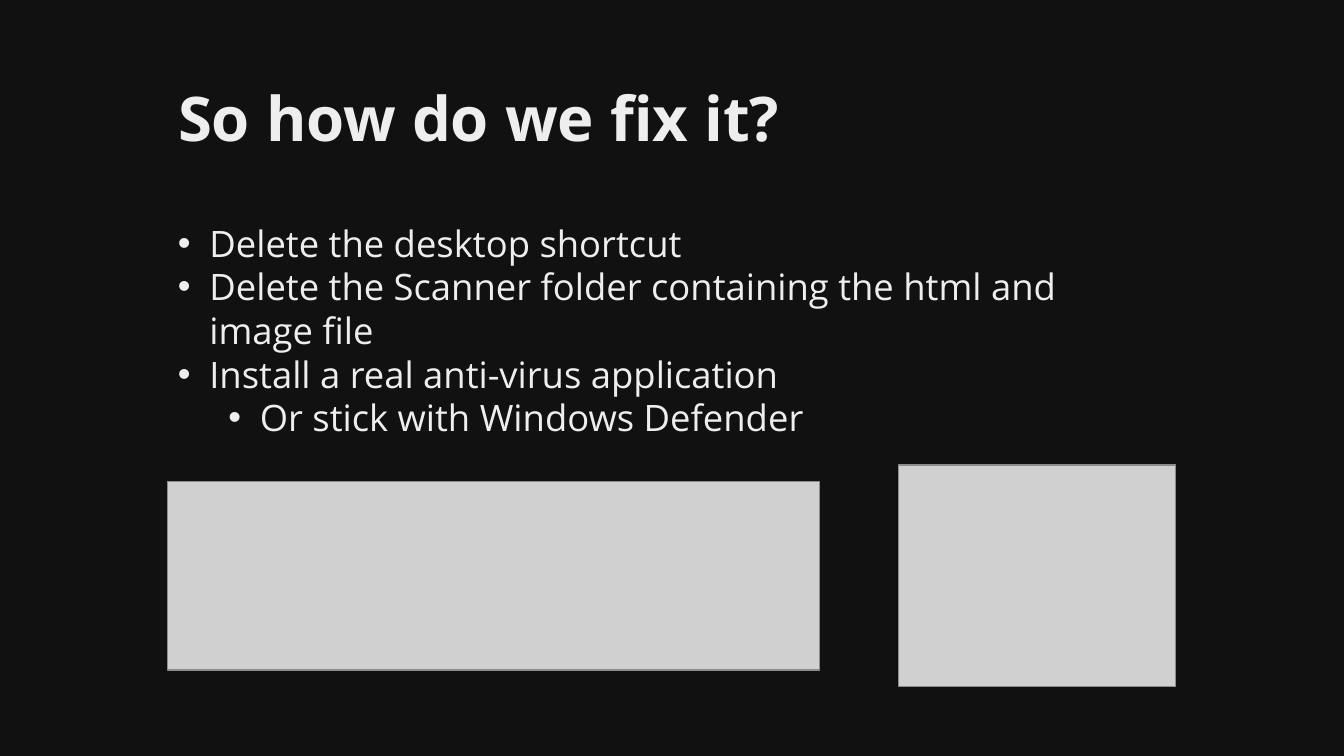
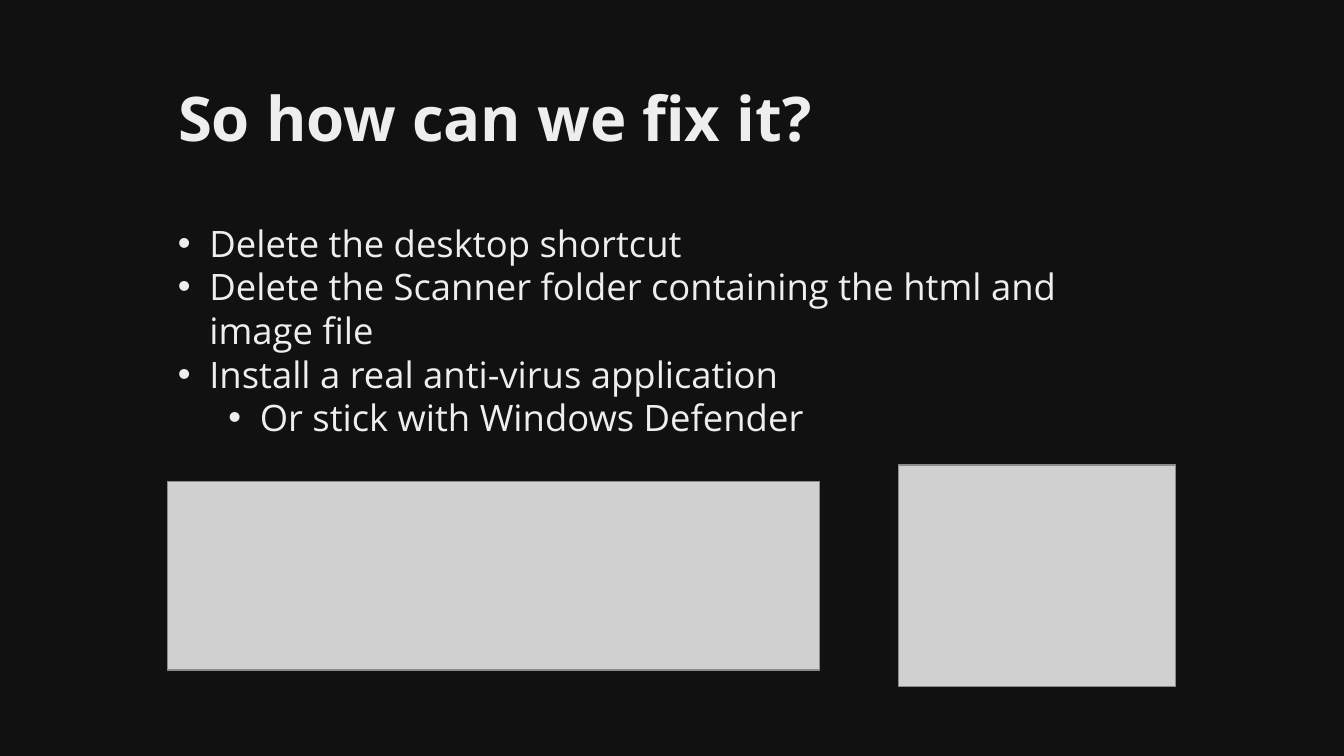
Before and after one commit to martymcflywa/ecu, a slide deck: slide 27 of year_1/sem_2/CSI1101_computer_security/0b_assignment_2_[22MAY15_0900]/dev/CSI1101_PONCE_A2_v01.pptx. Drawn at 1344x756 pixels with LibreOffice and Linux fonts; fonts in the diff are those of the drawing; grey boxes stand for pictures. Boxes give left, top, right and bottom in pixels: in the first picture for what was removed or moved away, otherwise in the second. Text is boxed around its words. In the diff, an @@ line names an element or a change of style, - is before the commit and + after.

```diff
--- a/year_1/sem_2/CSI1101_computer_security/0b_assignment_2_[22MAY15_0900]/dev/CSI1101_PONCE_A2_v01.pptx
+++ b/year_1/sem_2/CSI1101_computer_security/0b_assignment_2_[22MAY15_0900]/dev/CSI1101_PONCE_A2_v01.pptx
@@ title at box(178, 94, 812, 142): text changed @@
-So how do we fix it?
+So how can we fix it?
```
Also in this commit, not shown: 1 other slide changed, 13 slides added, 8 other files.
